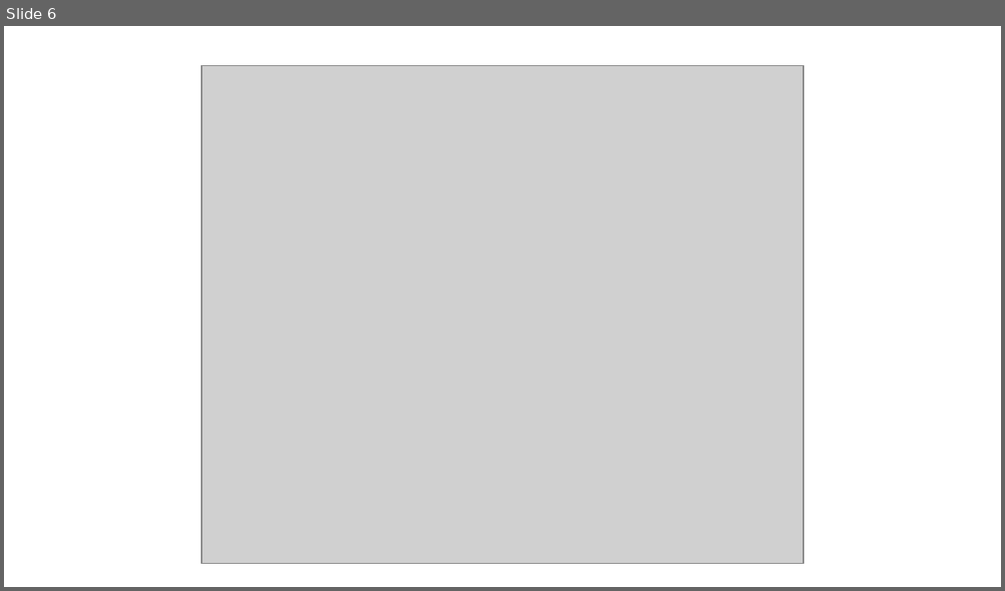
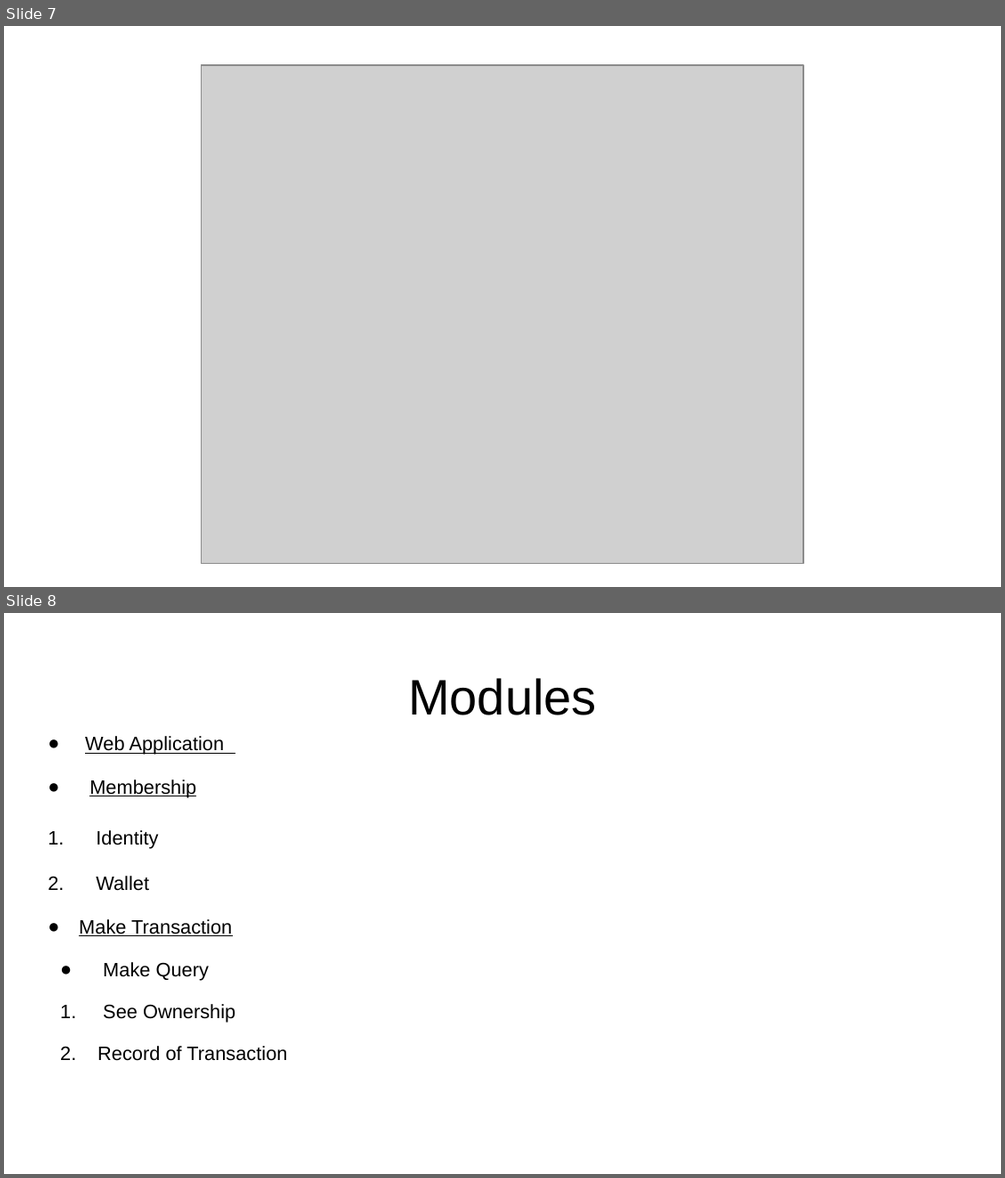
Before and after one commit to coeykee/Business-network-using-DLT, a slide deck: docs/bnpresentation.pptx. Shown one above the other, each under a label of ours: slide 6 before the commit, slides 7 and 8 after it. The pictures are 1005x591 and 1005x1178 pixels, drawn with LibreOffice and Linux fonts; fonts in the diff are those of the drawing; grey boxes stand for pictures. Boxes give left, top, right and bottom in pixels: in the first picture for what was removed or moved away, otherwise in the second. Text is boxed around its words. In the diff, an @@ line names an element or a change of style, - is before the commit and + after.

```diff
--- a/docs/bnpresentation.pptx
+++ b/docs/bnpresentation.pptx
@@ slide 8 added at (4, 613, 1001, 1174), background #FFFFFF @@
@@ text added at (408, 678, 597, 715), 36 pt, text #000000 @@
+Modules
@@ text added at (79, 736, 287, 1061), 14 pt, text #000000 @@
+● Web Application
+● Membership
+1. Identity
+2. Wallet
+● Make Transaction
+● Make Query
+1. See Ownership
+2. Record of Transaction
@@ what was slide 6 is now slide 7 @@
```
Also in this commit, not shown: 7 slides changed, 3 other slides added, 1 slide removed, 4 other files.
